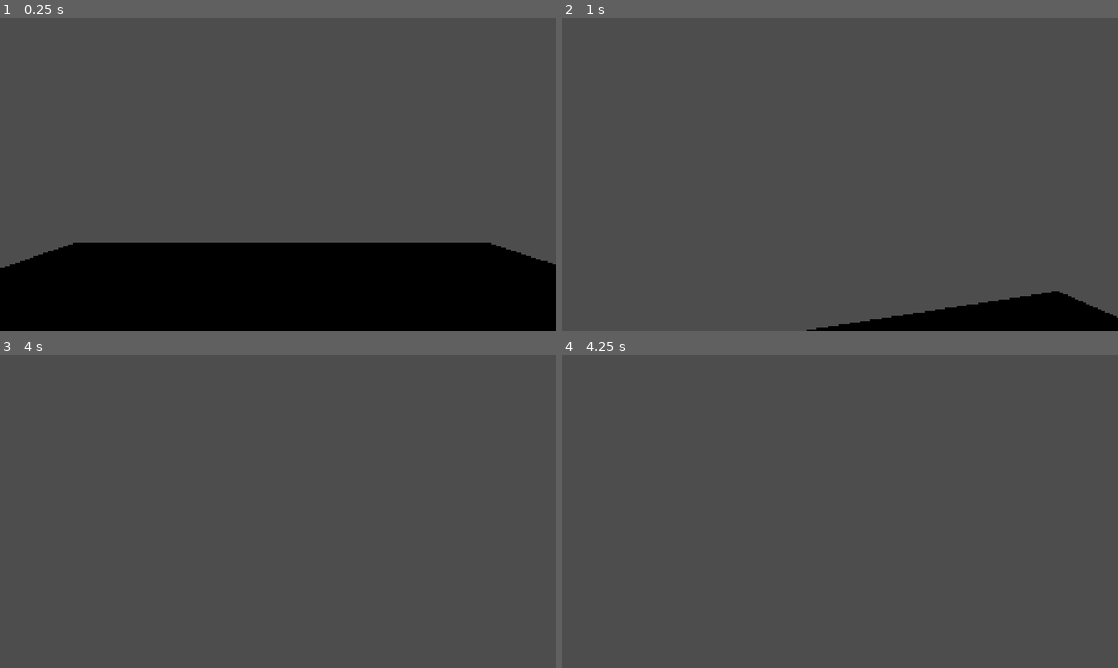
Above: before the commit, frames 1-4 (two rows, left to right).
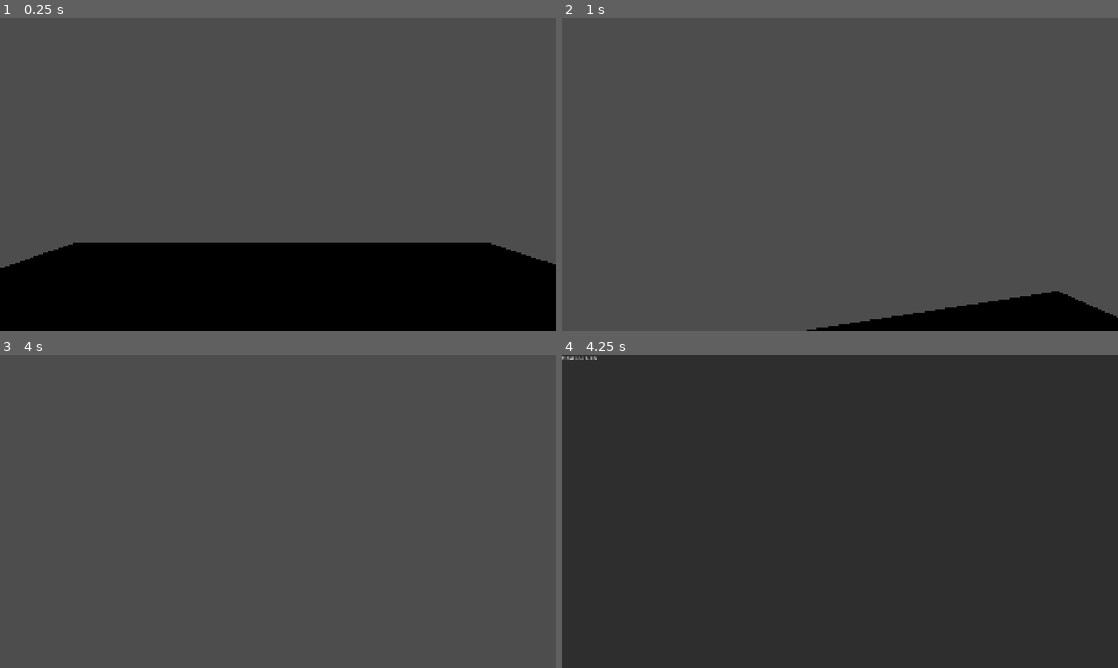
Above: after the commit, the same moments.

Repository: Ranzavia23/GameSeed-DanganronpaCatGame
Game: Godot game, scene res://Scenes/environment.tscn
Two runs of this game, one before a commit and one after it. Both use one fixed random seed, a clock stepped at 60 frames per second and the inputs below. The engine's default icon, where the game draws it, is replaced by a stand-in: a white triangle on a blue panel in a dark square.
Inputs (mouse positions are in pixels of both pictures, inside the frame that each line leads up to):
- Up to frame 1 (0.25 s): no input
- Up to frame 2 (1 s): tap Enter (ui_accept) at 0.5, 0.77 s; move the mouse to (867, 174) at 0.52 s; press the mouse at (867, 174) at 0.53 s; hold Up (ui_up) from 0.53 s (still down)
- Up to frame 3 (4 s): keep holding Up (ui_up); move the mouse to (250, 511) at 1.27 s; release the mouse at (250, 511) at 1.28 s; click (250, 511) at 1.35 s; tap Enter (ui_accept) at 1.52, 2, 2.75, 3.02, 3.5, 3.77 s; move the mouse to (289, 505) at 2.02 s; press the mouse at (289, 505) at 2.03 s; move the mouse to (272, 517) at 2.77 s; release the mouse at (272, 517) at 2.78 s; click (272, 517) at 2.85 s; move the mouse to (316, 514) at 3.52 s; press the mouse at (316, 514) at 3.53 s
- Up to frame 4 (4.25 s): keep holding Up (ui_up); tap M (toggle_inventory, bound only after the commit) at 4.15 s

Frames 1-3 are identical in both runs. In frame 4, 100% of the frame differs, in the area x 0-100%, y 0-100%.

Commit message:
Implement inventory UI and integrate evidence database for item descriptions

Diff:
--- /dev/null
+++ b/Scenes/inventory_ui.tscn
@@ -0,0 +1,56 @@
+[gd_scene format=3 uid="uid://41omnog581qu"]
+
+[ext_resource type="Script" uid="uid://bwb8sevb81iv6" path="res://Scripts/inventory_ui.gd" id="1_8su62"]
+[ext_resource type="Texture2D" uid="uid://4q335xxs2p" path="res://icon.svg" id="2_os1l6"]
+
+[node name="InventoryUI" type="CanvasLayer" unique_id=1024890800]
+script = ExtResource("1_8su62")
+
+[node name="PanelUtama" type="Panel" parent="." unique_id=1780510163]
+anchors_preset = 15
+anchor_right = 1.0
+anchor_bottom = 1.0
+grow_horizontal = 2
+grow_vertical = 2
+
+[node name="VBoxContainer" type="VBoxContainer" parent="PanelUtama" unique_id=1102115471]
+layout_mode = 1
+offset_right = 605.0
+offset_bottom = 1081.0
+
+[node name="PanelDetail" type="Panel" parent="PanelUtama" unique_id=351959994]
+layout_mode = 1
+anchors_preset = -1
+anchor_left = 0.3109375
+anchor_top = 0.018518519
+anchor_right = 1.0
+anchor_bottom = 0.9768519
+offset_left = 17.0
+offset_top = -20.0
+offset_bottom = 20.0
+grow_horizontal = 0
+grow_vertical = 2
+
+[node name="TextureRect" type="TextureRect" parent="PanelUtama/PanelDetail" unique_id=1145979536]
+layout_mode = 1
+anchors_preset = 5
+anchor_left = 0.5
+anchor_right = 0.5
+offset_left = -20.0
+offset_top = 200.0
+offset_right = 20.0
+offset_bottom = 240.0
+grow_horizontal = 2
+texture = ExtResource("2_os1l6")
+
+[node name="LabelDeskripsi" type="Label" parent="PanelUtama/PanelDetail" unique_id=1833567171]
+layout_mode = 1
+anchors_preset = 12
+anchor_top = 1.0
+anchor_right = 1.0
+anchor_bottom = 1.0
+offset_top = -542.0
+grow_horizontal = 2
+grow_vertical = 0
+text = "Lorem Ipsum Dolor Sit Amet"
+autowrap_mode = 2
--- a/Scripts/Autoload/Global.gd
+++ b/Scripts/Autoload/Global.gd
@@ -4,3 +4,15 @@
 var player_rot = Vector3.ZERO
 var is_returning = false
 var inventory = []
+
+#Database Detail Bukti
+var evidence_db = {
+	"Jejak Kaki Kucing": {
+		"description": "Jejak kaki kucing misterius yang ditemukan di lantai. Ukurannya mencurigakan, mirip dengan bentuk kaki Happy Cat.",
+		"image": "res://icon.svg"
+	},
+	"Poop Misterius": {
+		"description": "Bukti utama kejahatan hari ini. Ditemukan di atas karpet ruang tamu. Aromanya sangat menyengat.",
+		"image": "res://icon.svg"
+	}
+}
--- /dev/null
+++ b/Scripts/inventory_ui.gd
@@ -0,0 +1,50 @@
+extends CanvasLayer
+
+@onready var panel_utama = $PanelUtama
+@onready var item_list = $PanelUtama/VBoxContainer
+
+@onready var panel_detail = $PanelUtama/PanelDetail
+@onready var texture_rect = $PanelUtama/PanelDetail/TextureRect
+@onready var label_deskripsi = $PanelUtama/PanelDetail/LabelDeskripsi
+
+func _ready():
+	panel_utama.hide()
+	panel_detail.hide()
+
+func _input(event):
+	if event.is_action_pressed("toggle_inventory"):
+		if panel_utama.visible:
+			panel_utama.hide()
+		else:
+			update_ui()
+			panel_utama.show()
+
+func update_ui():
+	for child in item_list.get_children():
+		child.queue_free()
+
+	panel_detail.hide()
+
+	if Global.inventory.is_empty():
+		var label_kosong = Label.new()
+		label_kosong.text = "Tidak ada bukti..."
+		item_list.add_child(label_kosong)
+		return
+
+	for item in Global.inventory:
+		var item_button = Button.new()
+		item_button.text = "  " + item
+		item_button.alignment = HorizontalAlignment.HORIZONTAL_ALIGNMENT_LEFT
+
+		item_button.pressed.connect(_on_item_button_pressed.bind(item))
+
+		item_list.add_child(item_button)
+
+func _on_item_button_pressed(item_name: String):
+	if Global.evidence_db.has(item_name):
+		var data = Global.evidence_db[item_name]
+
+		label_deskripsi.text = data["description"]
+		texture_rect.texture = load(data["image"])
+
+		panel_detail.show()
--- a/project.godot
+++ b/project.godot
@@ -19,6 +19,7 @@
 
 SceneTransition="*uid://bnd1i80pbay2"
 Global="*uid://daucvpbs58kqy"
+InventoryUi="*uid://41omnog581qu"
 
 [display]
 
@@ -65,6 +66,11 @@
 "events": [Object(InputEventMouseButton,"resource_local_to_scene":false,"resource_name":"","device":-1,"window_id":0,"a …(259 unchanged characters)…
 ]
 }
+toggle_inventory={
+"deadzone": 0.2,
+"events": [Object(InputEventKey,"resource_local_to_scene":false,"resource_name":"","device":-1,"window_id":0,"alt_pressed":false,"shift_pressed":false,"ctrl_pressed":false,"meta_pressed":false,"pressed":false,"keycode":0,"physical_keycode":77,"key_label":0,"unicode":109,"location":0,"echo":false,"script":null)
+]
+}
 
 [physics]
 
Not shown, added: Scripts/inventory_ui.gd.uid
